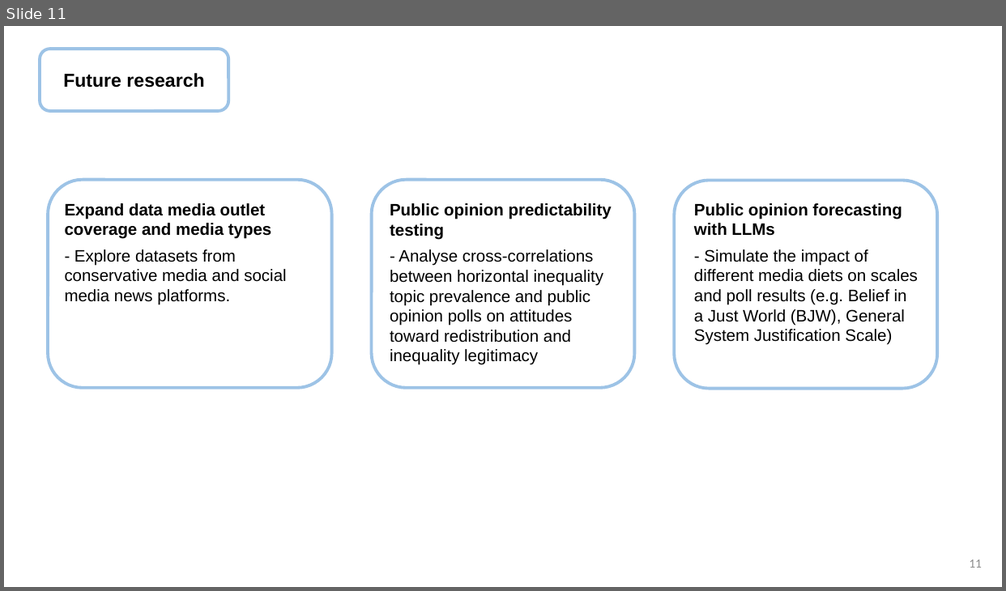
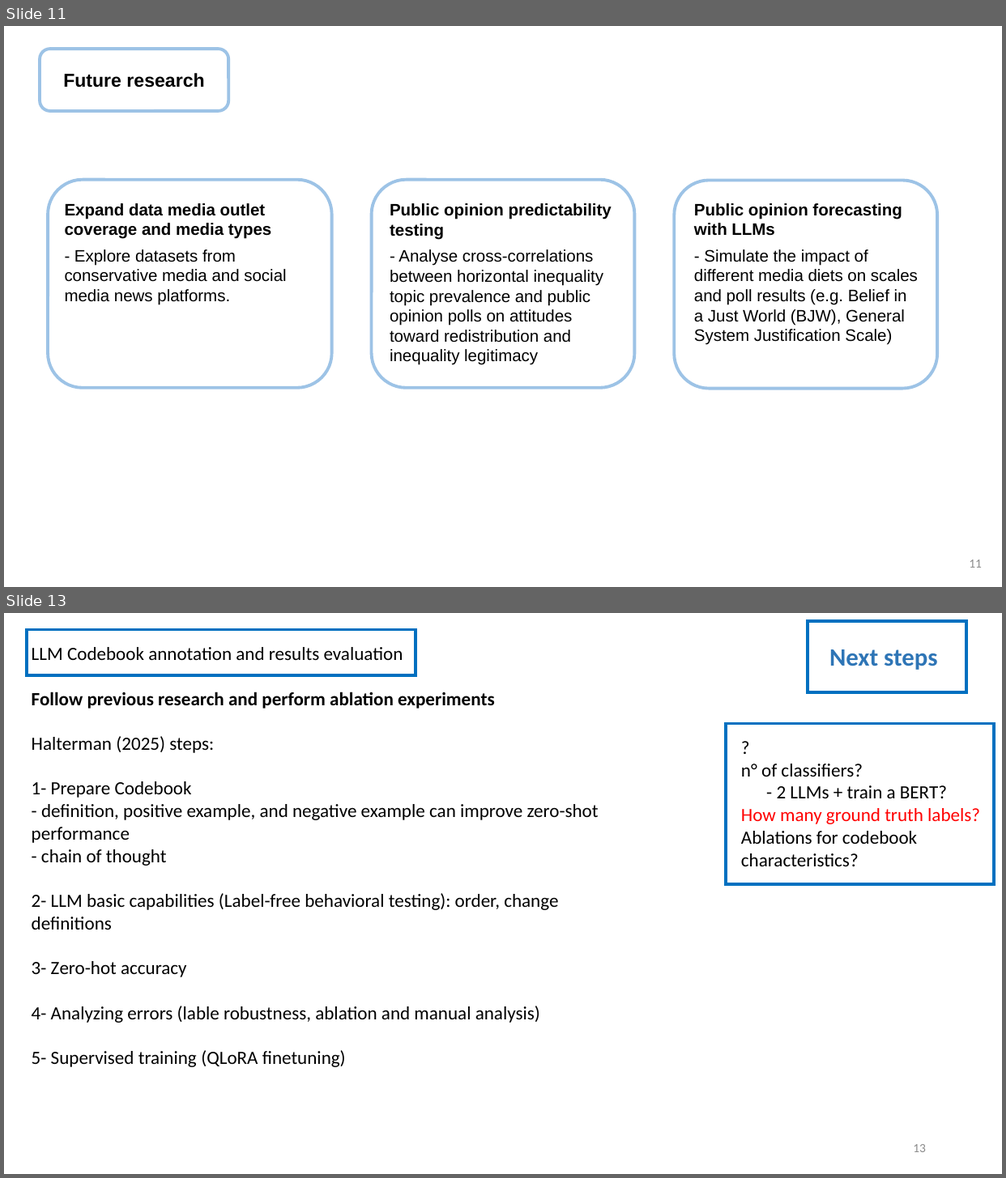
Before and after one commit to agustinapesce/econ_ineq_cluster_presentation, a slide deck: present_ppt.pptx. Shown one above the other, each under a label of ours: slide 11 before the commit, slides 11 and 13 after it; the slides between them are not shown. The pictures are 1006x591 and 1006x1178 pixels, drawn with LibreOffice and Linux fonts; fonts in the diff are those of the drawing. Boxes give left, top, right and bottom in pixels: in the first picture for what was removed or moved away, otherwise in the second. Text is boxed around its words. In the diff, an @@ line names an element or a change of style, - is before the commit and + after.

```diff
--- a/present_ppt.pptx
+++ b/present_ppt.pptx
@@ slide 13 added at box(4, 613, 1002, 1174), background #FFFFFF @@
@@ rectangle added at box(27, 629, 415, 675), outline #0070C0 3 pt @@
@@ rectangle added at box(808, 621, 966, 692), outline #0070C0 3 pt @@
@@ text added at box(32, 647, 599, 1067), 18 pt, text #000000 @@
+LLM Codebook annotation and results evaluation
+Follow previous research and perform ablation experiments
+Halterman (2025) steps:
+1- Prepare Codebook
+- definition, positive example, and negative example can improve zero-shot performance
+- chain of thought
+2- LLM basic capabilities (Label-free behavioral testing): order, change definitions
+3- Zero-hot accuracy
+4- Analyzing errors (lable robustness, ablation and manual analysis)
+5- Supervised training (QLoRA finetuning)
@@ text added at box(829, 649, 937, 670), 24 pt, text #2E75B6, bold @@
+Next steps
@@ rectangle added at box(726, 724, 994, 884), outline #0070C0 3 pt @@
@@ text added at box(741, 764, 980, 867), 18 pt, text #000000 @@
+?
+n° of classifiers?
+- 2 LLMs + train a BERT?
+How many ground truth labels?
+Ablations for codebook characteristics?
@@ page number added at box(913, 1144, 926, 1152), 12 pt, text #8C8C8C @@
+13
```
Also in this commit, not shown: 3 other slides added, 11 other files.
